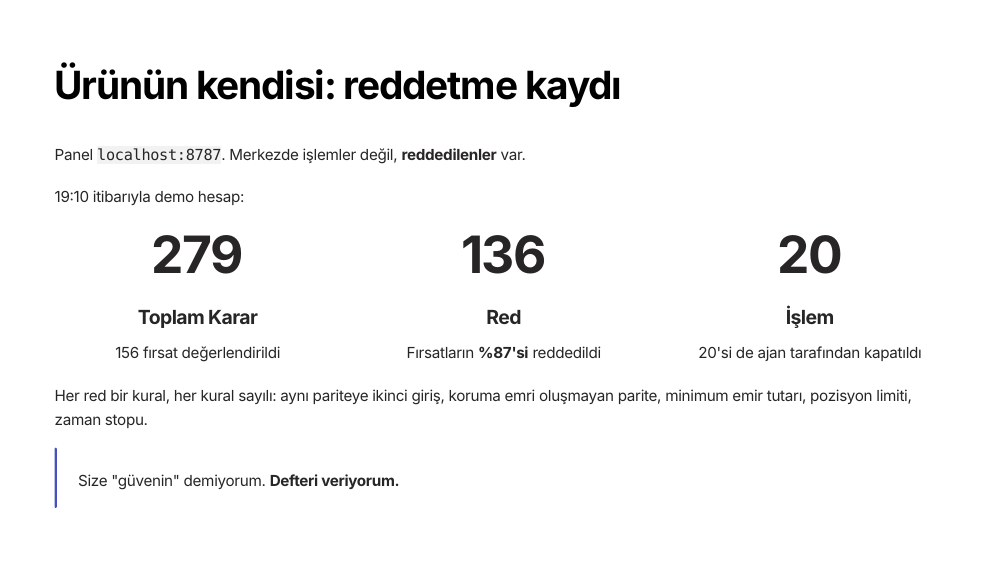
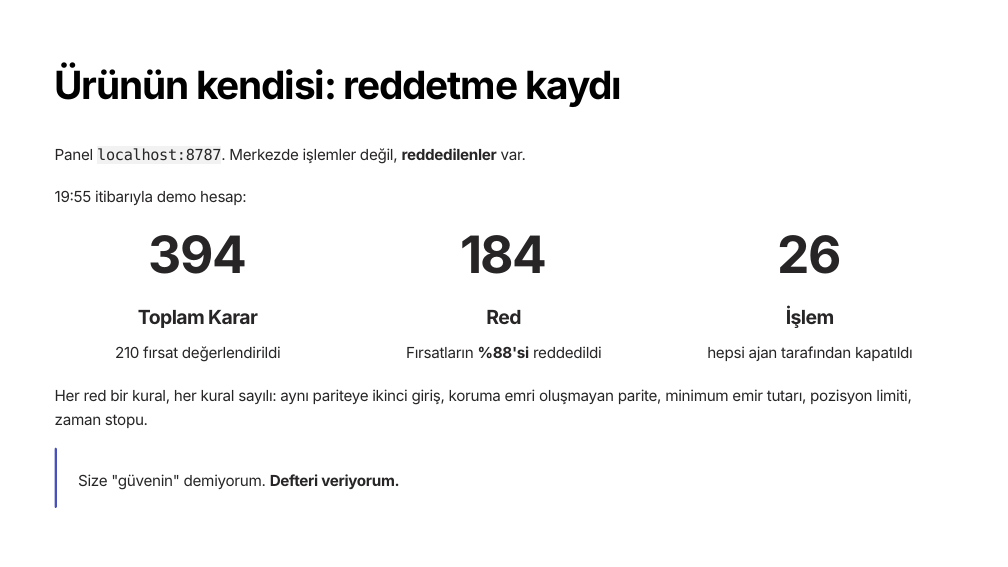
Before and after one commit to osman-ozcanli/agent-trading-emanet, a slide deck: slide 5 of EMANET-sunum.pptx. Drawn at 1008x567 pixels with LibreOffice and Linux fonts; fonts in the diff are those of the drawing; background and template pictures are left out. Boxes give left, top, right and bottom in pixels: in the first picture for what was removed or moved away, otherwise in the second. Text is boxed around its words. In the diff, an @@ line names an element or a change of style, - is before the commit and + after.

```diff
--- a/EMANET-sunum.pptx
+++ b/EMANET-sunum.pptx
@@ text at [55,190,247,205]: text changed @@
-19:10 itibarıyla demo hesap:
+19:55 itibarıyla demo hesap:
@@ text at [149,235,247,274]: text changed @@
-279
+394
@@ text at [460,235,547,274]: text changed @@
-136
+184
@@ text at [778,235,842,274]: text changed @@
-20
+26
@@ text at [115,346,281,362]: text changed @@
-156 fırsat değerlendirildi
+210 fırsat değerlendirildi
@@ text at [406,346,602,358]: text changed @@
-Fırsatların %87'si reddedildi
+Fırsatların %88'si reddedildi
@@ text at [707,346,913,361]: text changed @@
-20'si de ajan tarafından kapatıldı
+hepsi ajan tarafından kapatıldı
```
Also in this commit, not shown: 2 other slides changed, 13 other files.
